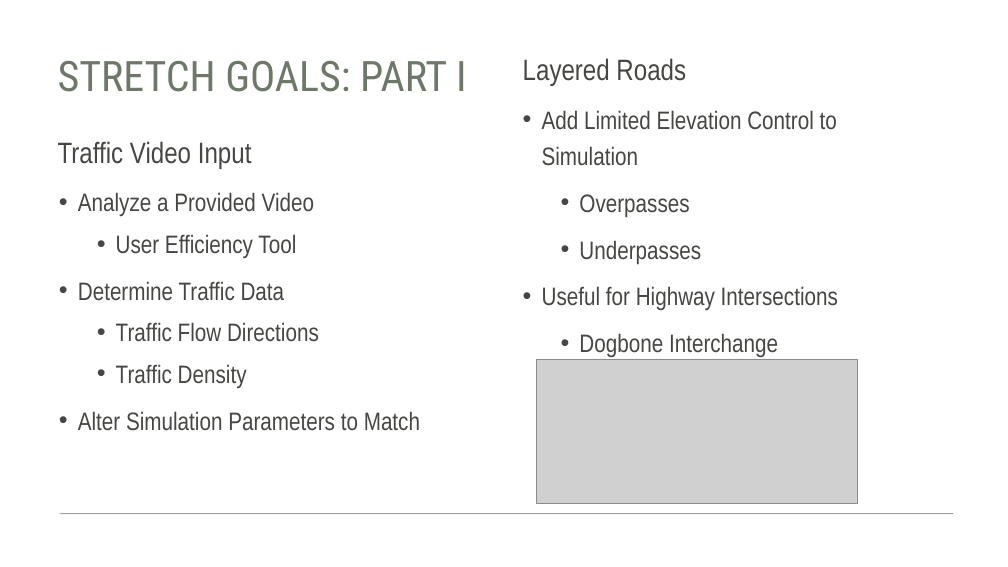
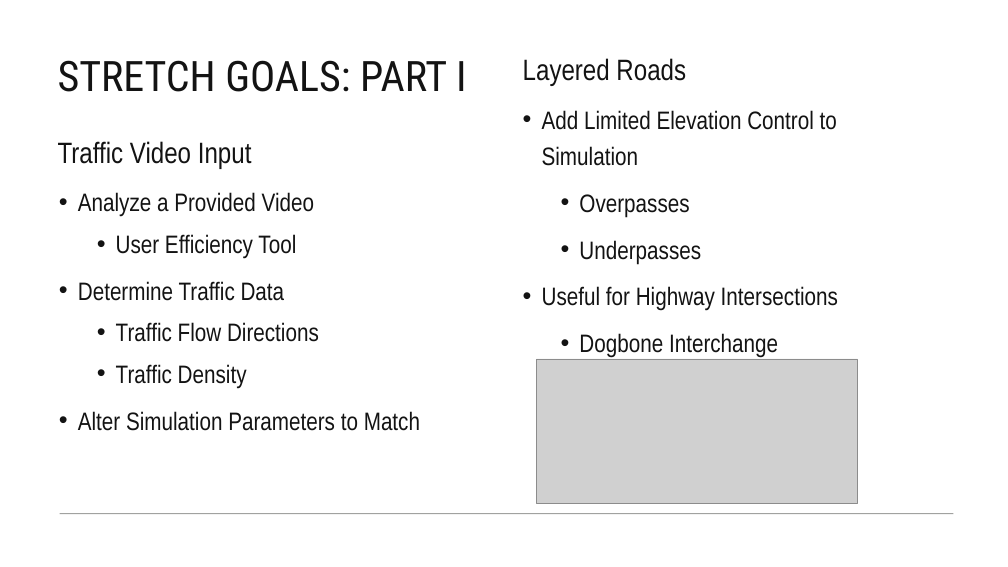
Before and after one commit to Team-Gala-JP/Team-Gala-JP, a slide deck: slide 9 of Traffic Sim.pptx (slide 4 before the commit). Drawn at 1008x567 pixels with LibreOffice and Linux fonts; fonts in the diff are those of the drawing; grey boxes stand for pictures. Boxes give left, top, right and bottom in pixels: in the first picture for what was removed or moved away, otherwise in the second. Text is boxed around its words. In the diff, an @@ line names an element or a change of style, - is before the commit and + after.

```diff
--- a/Traffic Sim.pptx
+++ b/Traffic Sim.pptx
@@ title "STRETCH GOALS: PART I" at (58, 60, 466, 92): text colour #6E7868 to #131313 @@
@@ text colour #444742 to #131313 in 4 elements at (58, 141, 252, 169), (78, 192, 420, 431), (523, 58, 686, 85), (542, 110, 838, 358) @@
```
Also in this commit, not shown: 5 other slides changed, 3 slides added, 1 slide removed.
